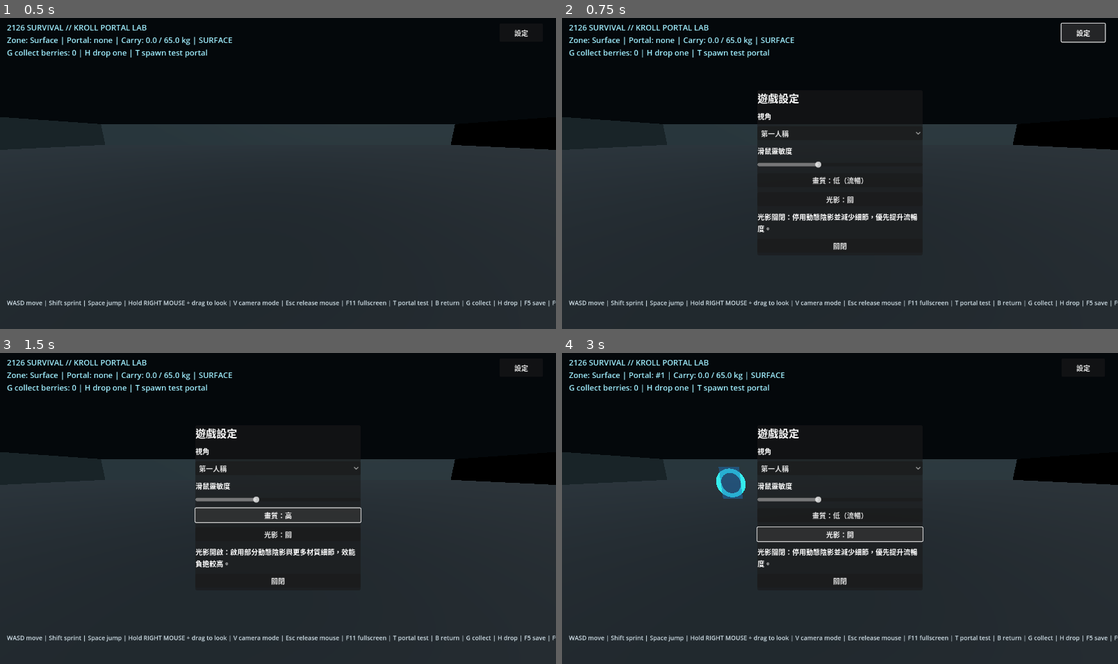
Above: before the commit, frames 1-4 (two rows, left to right).
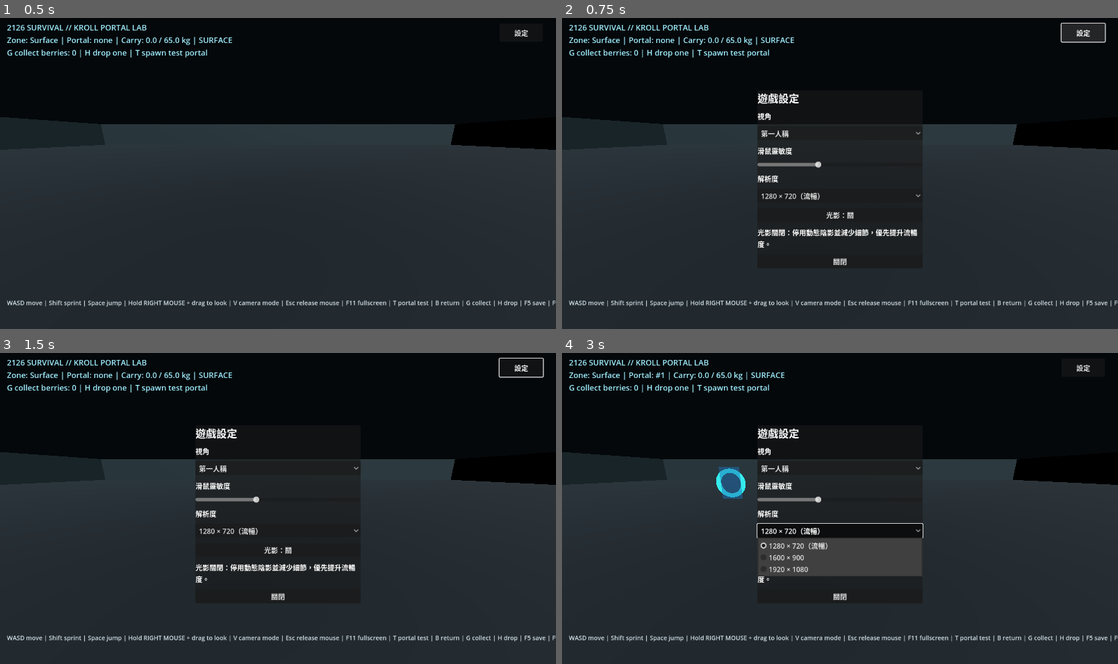
Above: after the commit, the same moments.

Repository: qaqp980520-prog/2126-Survival
Game: Godot game, scene res://prototypes/BackroomsPortalPlayground.tscn
Same seed, same stepped clock (60 frames per second), same inputs: the game is played once before the commit and once after it.
Inputs (mouse positions are in pixels of both pictures, inside the frame that each line leads up to):
- Up to frame 1 (0.5 s): no input
- Up to frame 2 (0.75 s): click "設定" at 0.5 s
- Up to frame 3 (1.5 s): click (278, 514) at 1.25 s, where only the run before the commit has a clickable "畫質：低（流暢）"
- Up to frame 4 (3 s): click (840, 514) at 2 s, where only the run before the commit has a clickable "畫質：高"; click (840, 530) at 2.75 s, where only the run after the commit has a clickable "1280 × 720（流暢）"

Frame 1 is identical in both runs. In frame 2, 1.4% of the frame differs, in the area x 35-65%, y 50-80%; in frame 3, 1.8%; in frame 4, 4.5%.

Commit message:
Replace graphics quality toggle with resolution settings

Diff:
--- a/prototypes/BackroomsPortalPlayground.gd
+++ b/prototypes/BackroomsPortalPlayground.gd
@@ -32,7 +32,7 @@
 var _maze_rng := RandomNumberGenerator.new()
 var _flicker_lights: Array[OmniLight3D] = []
 var _flicker_clock: float = 0.0
-var _high_graphics: bool = false
+var _high_graphics: bool = true
 var _shadows_enabled: bool = false
 var _flicker_enabled: bool = true
 var _settings_panel: PanelContainer
@@ -113,11 +113,18 @@
     sensitivity_slider.value_changed.connect(_on_sensitivity_changed)
     layout.add_child(sensitivity_slider)
 
-    var graphics_button := Button.new()
-    graphics_button.name = "GraphicsButton"
-    graphics_button.text = "畫質：高" if _high_graphics else "畫質：低（流暢）"
-    graphics_button.pressed.connect(_toggle_graphics_quality)
-    layout.add_child(graphics_button)
+    var resolution_label := Label.new()
+    resolution_label.text = "解析度"
+    layout.add_child(resolution_label)
+    var resolution_option := OptionButton.new()
+    resolution_option.name = "ResolutionOption"
+    resolution_option.add_item("1280 × 720（流暢）", 0)
+    resolution_option.add_item("1600 × 900", 1)
+    resolution_option.add_item("1920 × 1080", 2)
+    var saved_resolution: int = clampi(int(_settings.get("resolution_index", 0)), 0, 2)
+    resolution_option.select(saved_resolution)
+    resolution_option.item_selected.connect(_on_resolution_changed)
+    layout.add_child(resolution_option)
 
     var shadows_button := Button.new()
     shadows_button.name = "ShadowsButton"
@@ -157,16 +164,18 @@
     if not SettingsProfile.save_settings(_settings, _settings_path) and _settings_status != null:
         _settings_status.text = "設定儲存失敗；目前值只在本次執行有效。"
 
-func _toggle_graphics_quality() -> void:
-    _high_graphics = not _high_graphics
-    _settings["high_graphics"] = _high_graphics
-    var button := _settings_panel.find_child("GraphicsButton", true, false) as Button
-    if button != null:
-        button.text = "畫質：高" if _high_graphics else "畫質：低（流暢）"
-    _rebuild_maze_for_settings()
+func _on_resolution_changed(index: int) -> void:
+    var sizes: Array[Vector2i] = [Vector2i(1280, 720), Vector2i(1600, 900), Vector2i(1920, 1080)]
+    var selected: int = clampi(index, 0, sizes.size() - 1)
+    _settings["resolution_index"] = selected
+    if DisplayServer.get_name() != "headless":
+        var window := get_window()
+        window.mode = Window.MODE_WINDOWED
+        window.size = sizes[selected]
+        window.move_to_center()
+    _save_settings()
     if _settings_status != null:
-        _settings_status.text = "光影開啟：啟用部分動態陰影與更多材質細節，效能負擔較高。" if _high_graphics else "光影關閉：停用動態陰影並減少細節，優先提升流暢度。"
-    _save_settings()
+        _settings_status.text = "解析度已切換為 %d × %d。" % [sizes[selected].x, sizes[selected].y]
 
 func _toggle_shadows() -> void:
     _shadows_enabled = not _shadows_enabled
@@ -176,7 +185,7 @@
         button.text = "光影：開" if _shadows_enabled else "光影：關"
     for light in _flicker_lights:
         if is_instance_valid(light):
-            light.shadow_enabled = _shadows_enabled and _high_graphics
+            light.shadow_enabled = _shadows_enabled
     _save_settings()
 
 func _rebuild_maze_for_settings() -> void:
